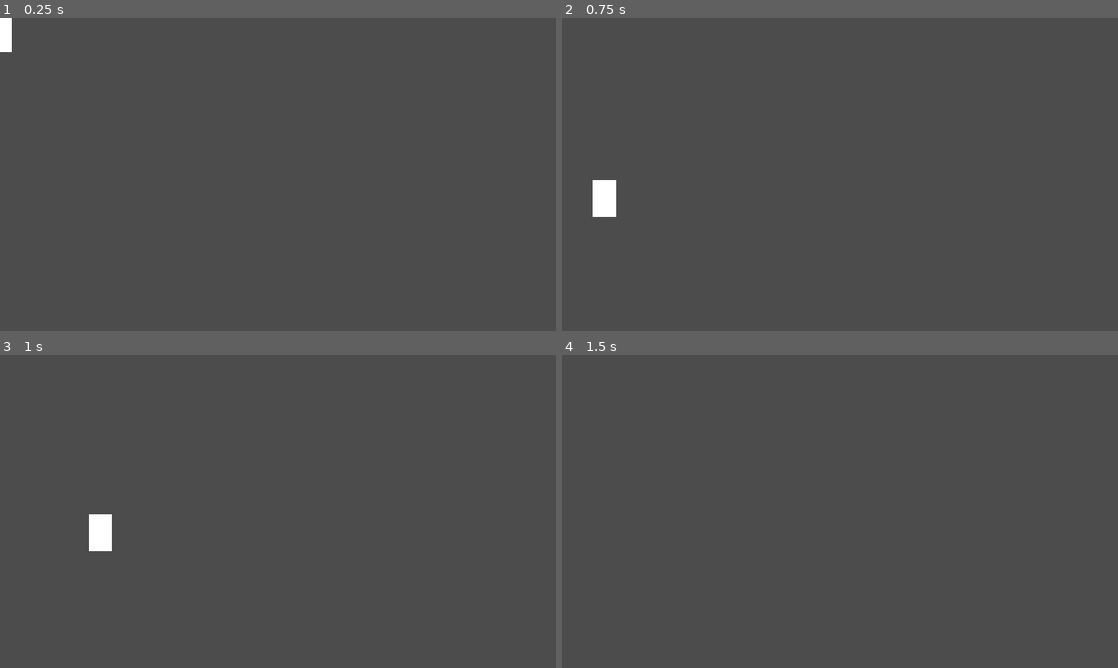
Above: before the commit, frames 1-4 (two rows, left to right).
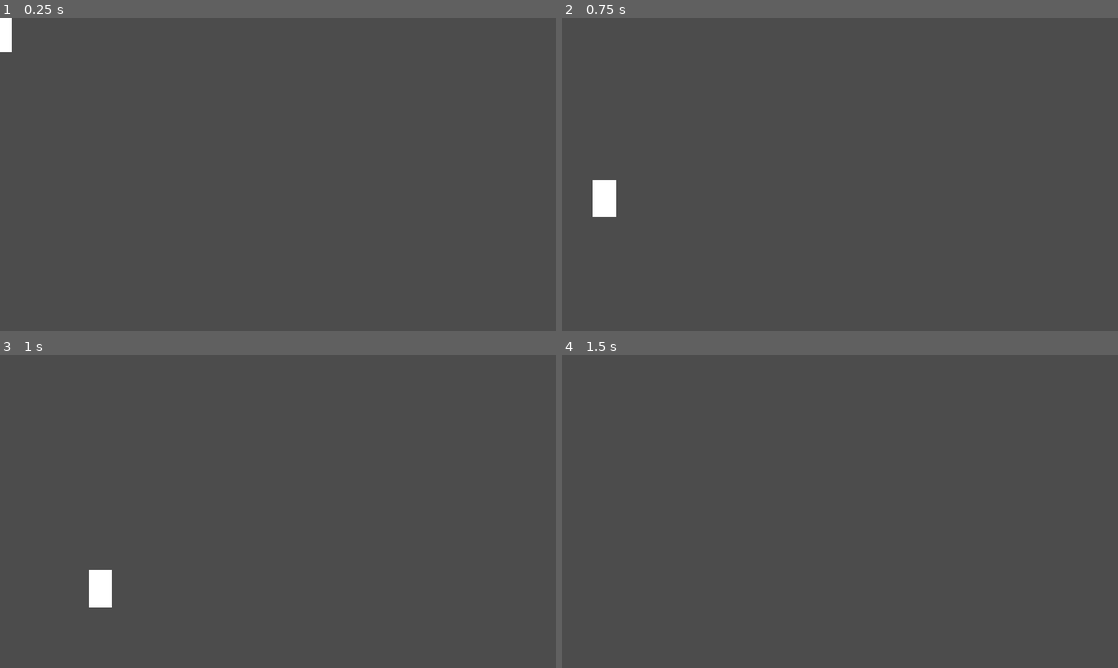
Above: after the commit, the same moments.

Repository: pigdevstudio/kitchen-tales
Game: Godot game, scene res://actors/PlatformActor.tscn
Same seed, same stepped clock (60 frames per second), same inputs: the game is played once before the commit and once after it. This scene is started directly instead of the project's main scene.
Inputs:
- Up to frame 1 (0.25 s): no input
- Up to frame 2 (0.75 s): hold D (walk_right) from 0.53 s (still down); tap Space (jump) at 0.6 s
- Up to frame 3 (1 s): keep holding D (walk_right); tap Space (jump) at 0.77 s
- Up to frame 4 (1.5 s): keep holding D (walk_right); tap Space (jump) at 1.07 s; tap Shift (dash) at 1.35 s

Frames 1-2 are identical in both runs. In frame 3, 1.0% of the frame differs, in the area x 16-21%, y 50-81%; in frame 4, nothing differs.

Commit message:
Update Jump to miss a jump if the PlatformActor is already falling

Diff:
--- a/source/01-physics-prototype/actors/Jump.gd
+++ b/source/01-physics-prototype/actors/Jump.gd
@@ -18,9 +18,13 @@
 
 
 func apply():
+	if not platform_actor.is_on_floor():
+		_available_jumps -= 1
+
 	if _available_jumps > 0 or max_jumps == -1:
 		platform_actor.velocity.y = -strength
 		_available_jumps -= 1
+		_available_jumps = clamp(_available_jumps, -1, max_jumps)
 		platform_actor.snap_normal = Vector2.ZERO
 		set_physics_process(true)
 		if _available_jumps < 1 and max_jumps > -1:
